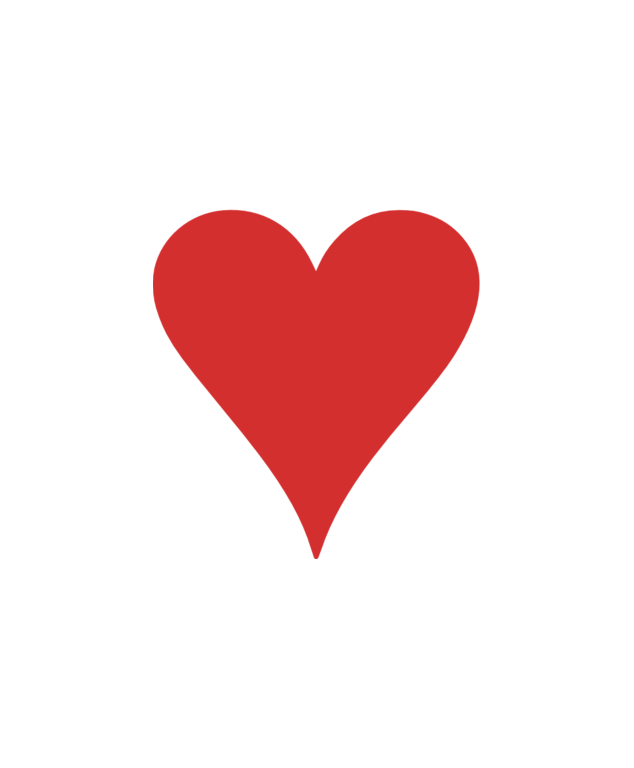
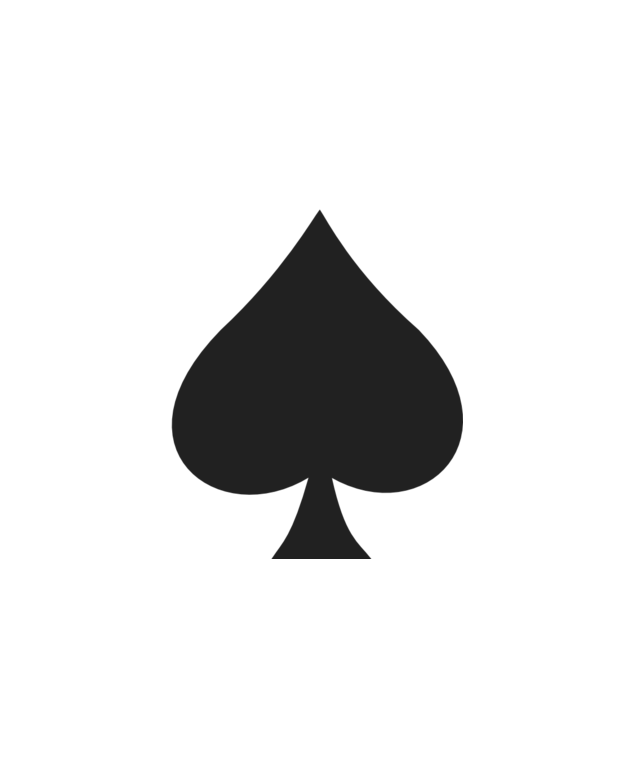
Before/after of a 634 × 768 layered artwork. What changed in the layer stack:
hid "Layer 1" over (153, 209, 480, 559)
showed "Layer 0" over (171, 209, 463, 559)
